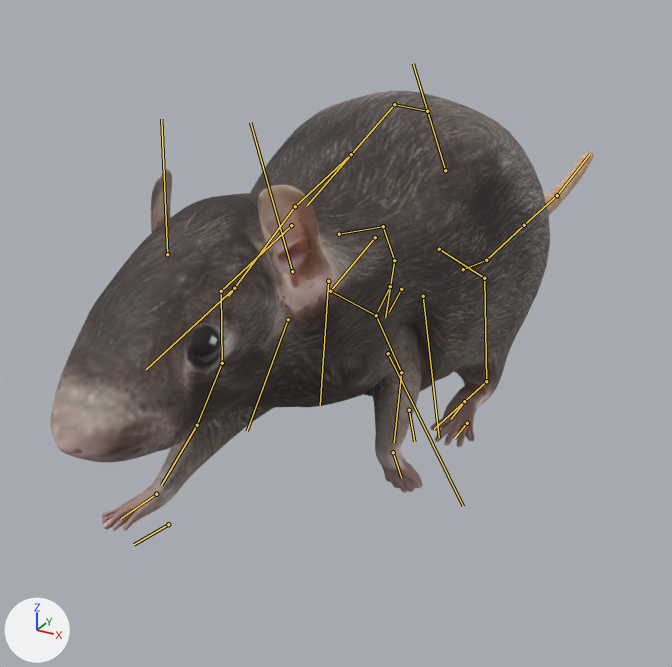
One commit to the FBX model Underground/Assets/Models/rat/rat_3.fbx: the scene before it, then after it.
Rendered twice from a camera (50 mm lens) standing at (0.383, -0.707, 0.384) and looking at (-0.086, 0.147, -0.042). The lights are fixed; the arrows at lower left show +X, +Y and +Z. Both versions are drawn at frame 13 of the action 'Armature|ArmatureAction.001'; the numbers are the values there. The bones that bend it are drawn over the model as lines.
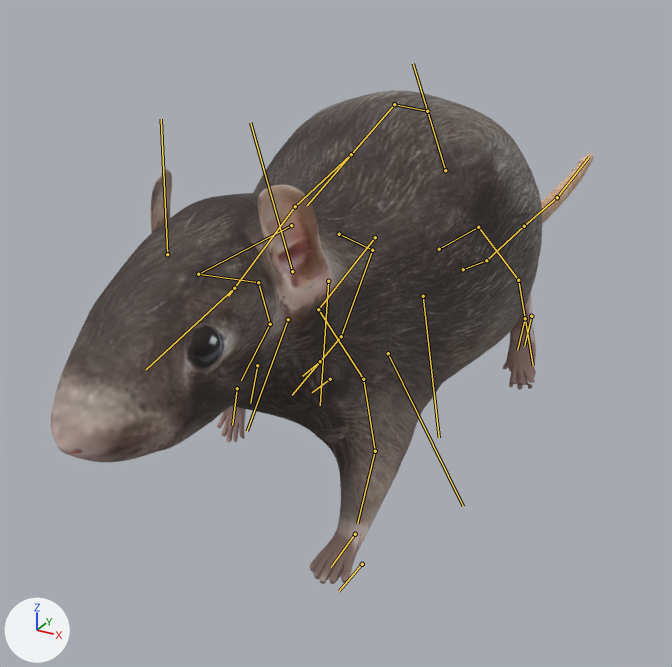
Commit message: Rat faster walk animation

Changed parts and their boxes (x1, y1, x2, y2) in the pictures (672 x 667 px):
'Cube.001', posed (12% taller): before (51, 91, 593, 531); after (51, 90, 593, 584)
bone 'rama', root to tip: before (375, 237) to (330, 291); after (375, 237) to (318, 309)
bone 'nadlahtnica', root to tip: before (330, 291) to (376, 315); after (318, 309) to (363, 379)
bone 'podlahtnica', root to tip: before (376, 315) to (401, 372); after (363, 379) to (375, 451)
bone 'podlahtnica.001', root to tip: before (401, 372) to (394, 442); after (375, 451) to (357, 523)
bone 'rama.001', root to tip: before (291, 225) to (221, 291); after (291, 225) to (198, 274)
bone 'nadlahtnica.001', root to tip: before (221, 291) to (222, 363); after (198, 274) to (258, 282)
bone 'podlahtnica.002', root to tip: before (222, 363) to (197, 425); after (258, 282) to (270, 324)
bone 'podlahtnica.003', root to tip: before (197, 425) to (161, 485); after (270, 324) to (241, 380)
bone 'stegnenica', root to tip: before (439, 249) to (484, 278); after (439, 249) to (478, 227)
bone 'mečnica', root to tip: before (484, 278) to (486, 381); after (478, 227) to (518, 280)
bone 'stopalo_zgoraj', root to tip: before (486, 381) to (434, 429); after (518, 280) to (533, 365)
bone 'stegnenica.001', root to tip: before (339, 234) to (383, 226); after (339, 234) to (372, 250)
bone 'mečnica.001', root to tip: before (383, 226) to (394, 260); after (372, 250) to (341, 336)
bone 'stopalo_zgoraj.001', root to tip: before (394, 260) to (385, 317); after (341, 336) to (292, 395)
bone 'dlan_IK', root to tip: before (409, 410) to (414, 441); after (362, 564) to (339, 591)
bone 'stopalo_IK.001', root to tip: before (401, 289) to (389, 312); after (330, 379) to (312, 392)
bone 'dlan_IK.001', root to tip: before (168, 524) to (134, 544); after (257, 365) to (250, 403)
bone 'stopalo_spodaj.002', root to tip: before (467, 423) to (454, 438); after (531, 316) to (524, 346)

The edits, one by one:
Bone 'rama' (bone_rama) turns from (30, 3, 2) to (19, 11, -5) degrees about its own x, y and z.
Bone 'nadlahtnica' (bone_nadlahtnica) turns from (-60, -1, -2) to (-16, 0, -1) degrees about its own x, y and z.
Bone 'podlahtnica' (bone_podlahtnica) turns from (9, 0, -1) to (3, 0, 0) degrees about its own x, y and z.
Bone 'podlahtnica.001' (bone_podlahtnica_001) turns from (27, 2, -7) to (7, 0, -2) degrees about its own x, y and z.
Bone 'rama.001' (bone_rama_001) turns from (18, 3, -1) to (20, 7, -16) degrees about its own x, y and z.
Bone 'nadlahtnica.001' (bone_nadlahtnica_001) turns from (-1, 0, 0) to (-63, 1, 6) degrees about its own x, y and z.
Bone 'podlahtnica.002' (bone_podlahtnica_002) turns from (0, 0, 0) to (12, 0, 1) degrees about its own x, y and z.
Bone 'podlahtnica.003' (bone_podlahtnica_003) turns from (4, -7, 2) to (37, -8, 6) degrees about its own x, y and z.
Bone 'stegnenica' (bone_stegnenica) turns from (4, -1, -4) to (-5, -4, 26) degrees about its own x, y and z.
Bone 'mečnica' (bone_mečnica) turns from (11, 0, -1) to (-23, 1, 1) degrees about its own x, y and z.
Bone 'stopalo_zgoraj' (bone_stopalo_zgoraj) turns from (9, 0, -2) to (-18, 1, 4) degrees about its own x, y and z.
Bone 'stegnenica.001' (bone_stegnenica_001) turns from (7, 11, 19) to (3, 3, 2) degrees about its own x, y and z.
Bone 'mečnica.001' (bone_mečnica_001) turns from (-37, -2, -1) to (8, 0, 0) degrees about its own x, y and z.
Bone 'stopalo_zgoraj.001' (bone_stopalo_zgoraj_001) turns from (-29, -2, -6) to (6, 0, 1) degrees about its own x, y and z.
Bone 'dlan_IK' (bone_dlan_ik) moves from (0.0, -0.36, 1.07) to (0.0, 0.64, -0.04).
Bone 'dlan_IK' (bone_dlan_ik) turns from (-107, 0, 0) to (4, 0, 0) degrees about its own x, y and z.
Bone 'stopalo_IK.001' (bone_stopalo_ik_001) moves from (0.06, -1.58, 0.6) to (-0.02, 0.49, 0.1).
Bone 'stopalo_IK.001' (bone_stopalo_ik_001) turns from (-32, -2, 0) to (0, 0, 0) degrees about its own x, y and z.
Bone 'dlan_IK.001' (bone_dlan_ik_001) moves from (0.0, 0.96, -0.04) to (0.03, -0.78, 0.88).
Bone 'dlan_IK.001' (bone_dlan_ik_001) turns from (7, -1, -7) to (-77, -9, 4) degrees about its own x, y and z.
Bone 'stopalo_spodaj.002' (bone_stopalo_spodaj_002) moves from (-0.03, 0.82, 0.16) to (0.06, -1.36, 0.66).
Bone 'stopalo_spodaj.002' (bone_stopalo_spodaj_002) turns from (4, -2, 5) to (-39, 2, 8) degrees about its own x, y and z.
